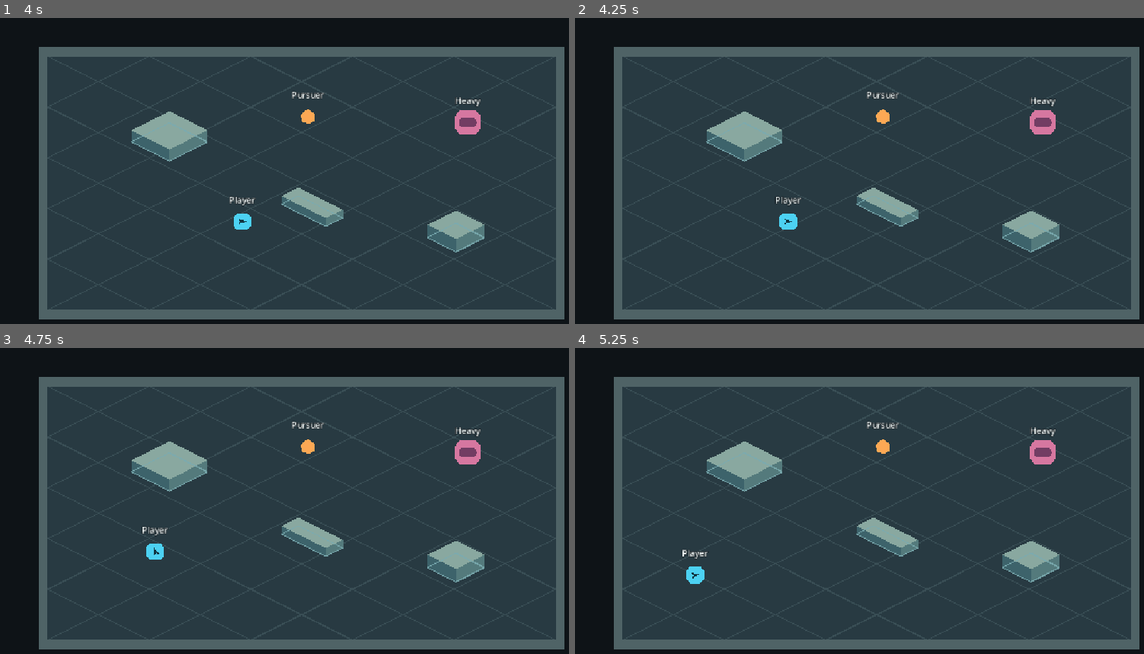
Above: before the commit, frames 1-4 (two rows, left to right).
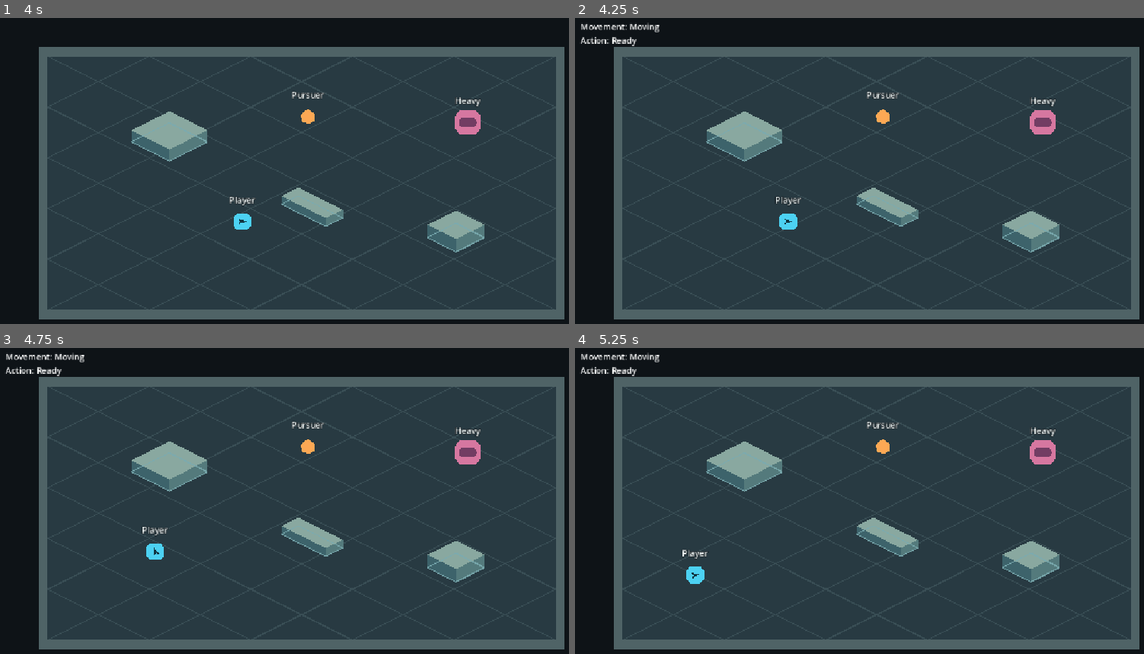
Above: after the commit, the same moments.

Repository: interneth3ro/factory-arpg
Game: Godot game, scene res://scenes/combat/combat_test_arena.tscn
Same seed, same stepped clock (60 frames per second), same inputs: the game is played once before the commit and once after it. The project has no main scene, so this scene is started directly.
Inputs (mouse positions are in pixels of both pictures, inside the frame that each line leads up to):
- Up to frame 1 (4 s): tap Enter at 0.5 s; move the mouse to (438, 164) at 0.52 s; hold D (move_right) 0.53-1.28 s; move the mouse to (182, 201) at 1.27 s; hold S (move_down) 1.28-2.03 s; tap Space at 2 s; move the mouse to (364, 106) at 2.02 s; hold D (move_right) 2.03-2.78 s; move the mouse to (273, 250) at 2.77 s; hold W (move_up) 2.78-3.53 s; move the mouse to (483, 235) at 3.52 s; hold A (move_left) from 3.53 s (still down)
- Up to frame 2 (4.25 s): keep holding A (move_left); tap F3 (toggle_combat_debug) at 4.15 s
- Up to frame 3 (4.75 s): keep holding A (move_left); move the mouse to (119, 461) at 4.27 s
- Up to frame 4 (5.25 s): move the mouse to (905, 513) at 5.02 s; release A (move_left) at 5.03 s; hold S (move_down) from 5.03 s (still down)

Frame 1 is identical in both runs. In frame 2, 0.3% of the frame differs, in the area x 1-15%, y 1-10%; in frame 3, 0.3%; in frame 4, 0.3%.

Commit message:
feat: establish coordinated player FSM foundations

Diff:
--- a/scenes/combat/combat_test_arena.tscn
+++ b/scenes/combat/combat_test_arena.tscn
@@ -1,6 +1,8 @@
-[gd_scene load_steps=7 format=3]
+[gd_scene load_steps=9 format=3]
 
 [ext_resource type="Script" path="res://scenes/combat/combat_test_player.gd" id="1_player"]
+[ext_resource type="Script" path="res://scenes/combat/player_movement_fsm.gd" id="2_movement"]
+[ext_resource type="Script" path="res://scenes/combat/player_action_fsm.gd" id="3_action"]
 
 [sub_resource type="RectangleShape2D" id="RectangleShape2D_horizontal_wall"]
 size = Vector2(996, 18)
@@ -283,6 +285,24 @@
 horizontal_alignment = 1
 vertical_alignment = 1
 
+[node name="MovementFSM" type="Node" parent="ArenaObjects/Player"]
+script = ExtResource("2_movement")
+
+[node name="ActionFSM" type="Node" parent="ArenaObjects/Player"]
+script = ExtResource("3_action")
+
+[node name="Diagnostics" type="CanvasLayer" parent="ArenaObjects/Player"]
+
+[node name="StateLabel" type="Label" parent="ArenaObjects/Player/Diagnostics"]
+visible = false
+offset_left = 16.0
+offset_top = 16.0
+offset_right = 16.0
+offset_bottom = 16.0
+mouse_filter = 2
+theme_override_colors/font_outline_color = Color(0.055, 0.077, 0.092, 1)
+theme_override_constants/outline_size = 5
+
 [node name="Pursuer" type="CharacterBody2D" parent="ArenaObjects"]
 position = Vector2(12, -126)
 motion_mode = 1
--- a/scenes/combat/combat_test_player.gd
+++ b/scenes/combat/combat_test_player.gd
@@ -1,19 +1,41 @@
 extends CharacterBody2D
 
 const AIM_DEAD_ZONE_RADIUS: float = 4.0
+const MovementFSM = preload("res://scenes/combat/player_movement_fsm.gd")
+const ActionFSM = preload("res://scenes/combat/player_action_fsm.gd")
 
 @export var movement_speed: float = 220.0
 
 @onready var facing_marker: Node2D = $FacingMarker
+@onready var movement_fsm: MovementFSM = $MovementFSM
+@onready var action_fsm: ActionFSM = $ActionFSM
+@onready var state_diagnostics: Label = $Diagnostics/StateLabel
+
+
+func _ready() -> void:
+	movement_fsm.state_changed.connect(_update_state_diagnostics)
 
 
 func _physics_process(_delta: float) -> void:
 	var movement_input := Input.get_vector("move_left", "move_right", "move_up", "move_down")
-	velocity = movement_input * movement_speed
-	move_and_slide()
+	movement_fsm.step(movement_input, movement_speed)
 
 
 func _process(_delta: float) -> void:
 	var aim_offset := get_global_mouse_position() - global_position
 	if aim_offset.length_squared() > AIM_DEAD_ZONE_RADIUS * AIM_DEAD_ZONE_RADIUS:
 		facing_marker.global_rotation = aim_offset.angle()
+
+
+func _unhandled_input(event: InputEvent) -> void:
+	if event.is_action_pressed("toggle_combat_debug"):
+		state_diagnostics.visible = not state_diagnostics.visible
+		_update_state_diagnostics()
+
+
+func _update_state_diagnostics() -> void:
+	if state_diagnostics.visible:
+		state_diagnostics.text = "Movement: %s\nAction: %s" % [
+			movement_fsm.get_state_name(),
+			action_fsm.get_state_name(),
+		]
--- /dev/null
+++ b/scenes/combat/player_action_fsm.gd
@@ -0,0 +1,9 @@
+extends Node
+
+enum State { READY }
+
+var _state := State.READY
+
+
+func get_state_name() -> String:
+	return String(State.keys()[_state]).capitalize()
--- /dev/null
+++ b/scenes/combat/player_movement_fsm.gd
@@ -0,0 +1,23 @@
+extends Node
+
+signal state_changed
+
+enum State { IDLE, MOVING }
+
+var _state := State.IDLE
+
+@onready var _body := get_parent() as CharacterBody2D
+
+
+func step(movement_intent: Vector2, movement_speed: float) -> void:
+	_body.velocity = movement_intent * movement_speed
+	_body.move_and_slide()
+
+	var next_state := State.IDLE if movement_intent == Vector2.ZERO else State.MOVING
+	if next_state != _state:
+		_state = next_state
+		state_changed.emit()
+
+
+func get_state_name() -> String:
+	return String(State.keys()[_state]).capitalize()
